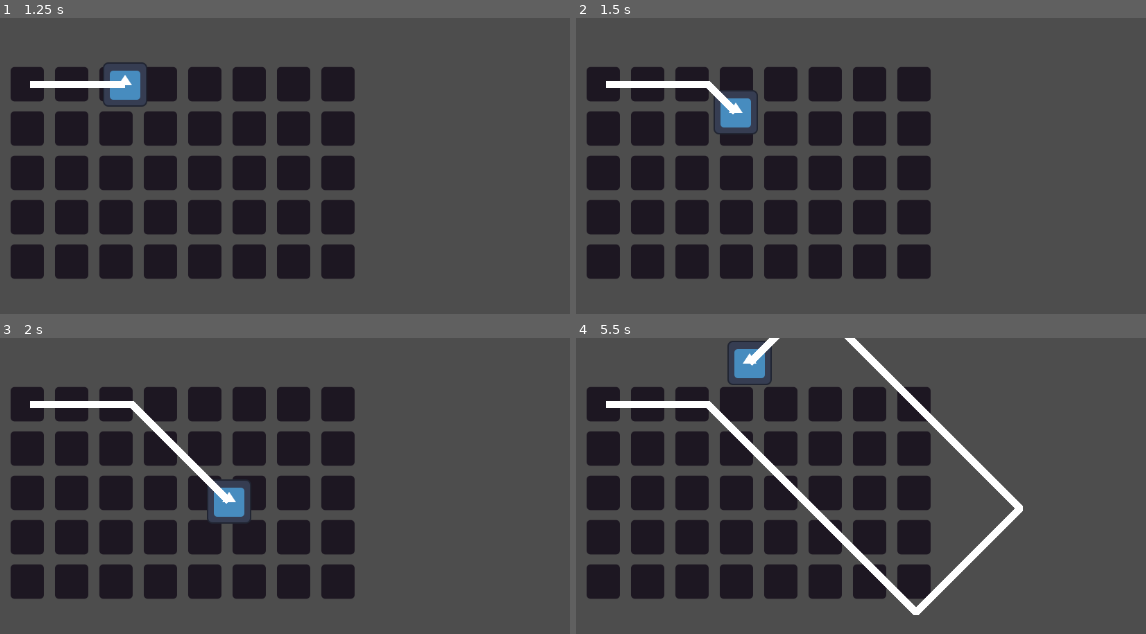
Above: before the commit, frames 1-4 (two rows, left to right).
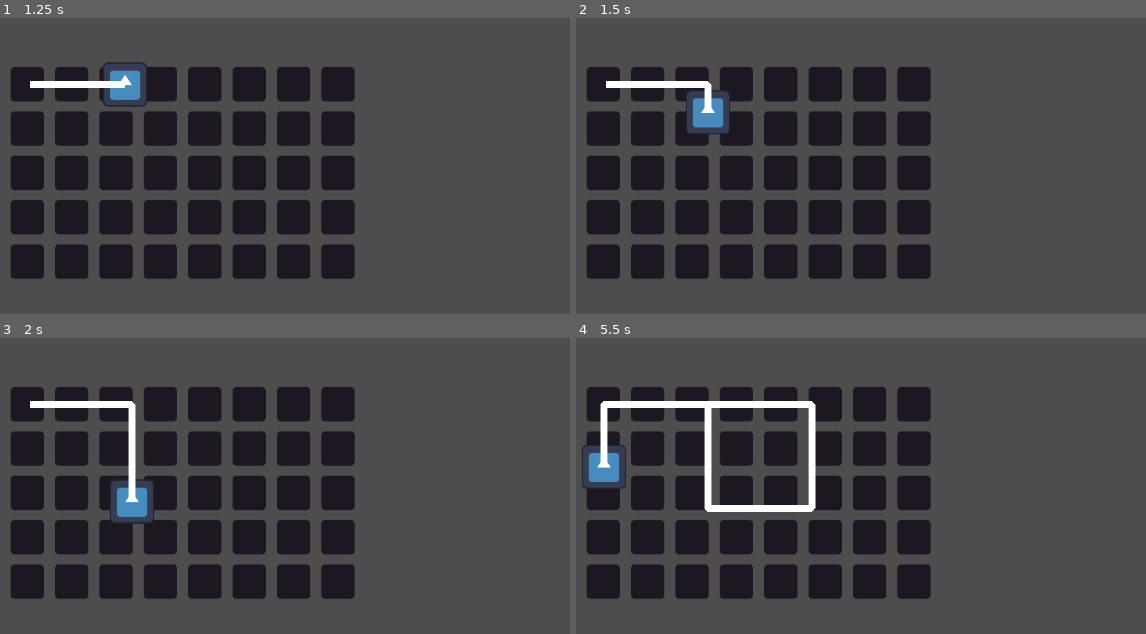
Above: after the commit, the same moments.

Repository: iguessfive/GMTK-Game-Jam
Game: Godot game, scene res://gameplay/ouroborus_game.tscn
The game is run twice, just before and just after one commit, with the same random seed, the same clock (stepped at 60 frames per second) and the same inputs. The project has no main scene, so this scene is started directly. The engine's default icon, where the game draws it, is replaced by a stand-in: a white triangle on a blue panel in a dark square.
Inputs:
- Up to frame 1 (1.25 s): tap Enter at 0.5 s; hold D (move_right) from 0.53 s (still down); hold Space (throw) from 0.53 s (still down)
- Up to frame 2 (1.5 s): release D (move_right) at 1.28 s; release Space (throw) at 1.28 s; hold S (move_down) from 1.28 s (still down); tap Space (throw) at 1.35 s
- Up to frame 3 (2 s): keep holding S (move_down)
- Up to frame 4 (5.5 s): release S (move_down) at 2.03 s; hold D (move_right) 2.03-2.78 s; hold Space (throw) 2.03-2.78 s; hold W (move_up) 2.78-3.53 s; tap Space (throw) at 2.85, 4.35 s; hold Space (throw) 3.53-4.28 s; hold A (move_left) 3.53-5.03 s; hold S (move_down) from 5.03 s (still down); hold Space (throw) from 5.03 s (still down)

Frame 1 is identical in both runs. In frame 2, 1.6% of the frame differs, in the area x 19-32%, y 21-40%; in frame 3, 2.6%; in frame 4, 6.8%, in the area x 1-79%, y 0-94%.

Commit message:
fix: isometric feature

Diff:
--- a/gameplay/snake.gd
+++ b/gameplay/snake.gd
@@ -21,8 +21,8 @@
 
 	direction = Vector2(direction_x, direction_y).normalized()
 
+	velocity = Vector2.ZERO
 	if abs(direction_x) > 0.0:
-		print(direction_x)
 		velocity.x = direction_x * speed
 	elif abs(direction_y) > 0.0:
 		velocity.y = direction_y * speed
